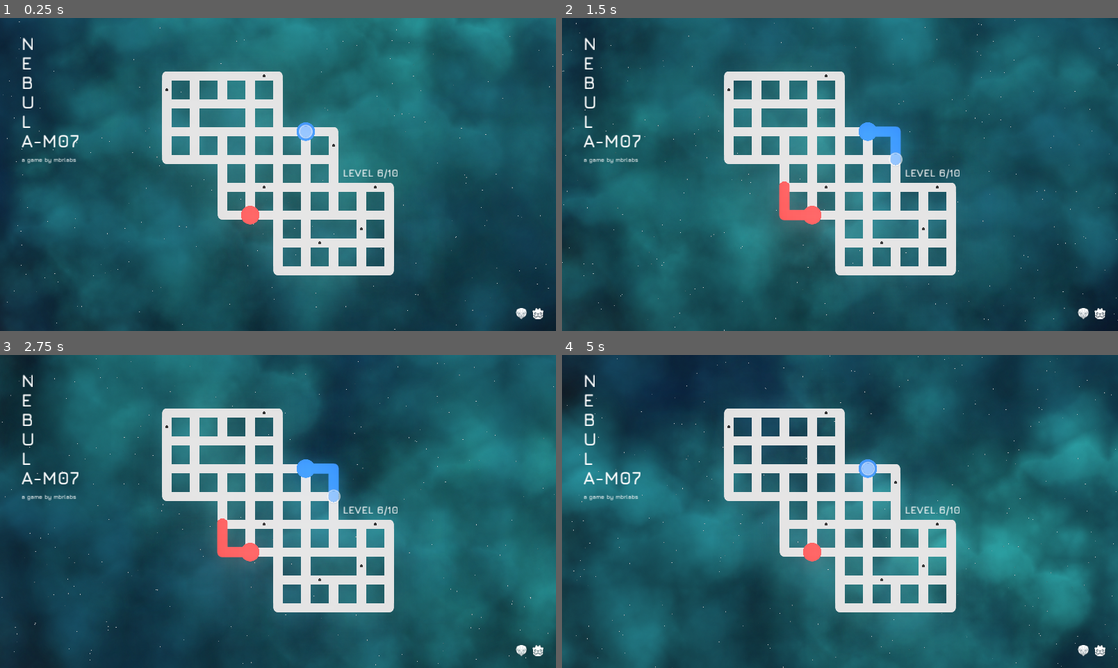
Above: before the commit, frames 1-4 (two rows, left to right).
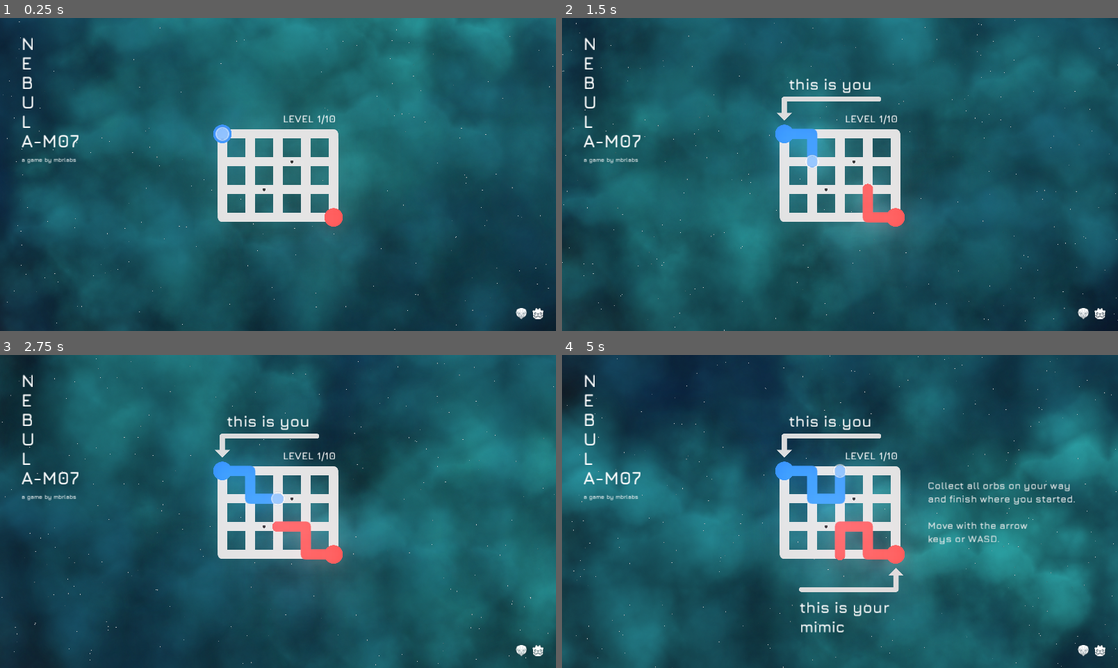
Above: after the commit, the same moments.

Repository: mbrlabs/nebula-m09
Game: Godot game, scene res://Main.tscn
The game is run twice, just before and just after one commit, with the same random seed, the same clock (stepped at 60 frames per second) and the same inputs.
Inputs:
- Up to frame 1 (0.25 s): no input
- Up to frame 2 (1.5 s): hold D (move_right) 0.53-1.28 s; hold S (move_down) from 1.28 s (still down)
- Up to frame 3 (2.75 s): release S (move_down) at 2.03 s; hold D (move_right) from 2.03 s (still down)
- Up to frame 4 (5 s): release D (move_right) at 2.78 s; hold W (move_up) 2.78-3.53 s; hold A (move_left) from 3.53 s (still down)

The runs differ from the first frame. In frame 1, 7.5% of the frame differs, in the area x 29-72%, y 17-83%; in frame 2, 9.1%; in frame 3, 9.5%; in frame 4, 10%, in the area x 29-93%, y 17-89%.

Commit message:
Annother movement bugfix

Diff:
--- a/game/Levels/Level.gd
+++ b/game/Levels/Level.gd
@@ -65,20 +65,24 @@
 
 # -------------------------------------------------------------------------------------------------
 func _can_move(direction: int, mirrored_direction: int) -> bool:
-	var move_pos := _player.dry_move(direction)
-	var mirrored_move_pos := _player_mirrored.dry_move(mirrored_direction)
+	var move_pos_3 := _player.dry_move(direction, 3)
+	var move_pos_2 := _player.dry_move(direction, 2)
+	var move_pos_1 := _player.dry_move(direction, 1)
+	var mirrored_move_pos_3 := _player_mirrored.dry_move(mirrored_direction, 3)
+	var mirrored_move_pos_2 := _player_mirrored.dry_move(mirrored_direction, 2)
+	var mirrored_move_pos_1 := _player_mirrored.dry_move(mirrored_direction, 1)
 
 	# players can't move to their opposites starting position
-	if move_pos == _player_mirrored.get_tail_position() || mirrored_move_pos == _player.get_tail_position():
+	if move_pos_3 == _player_mirrored.get_tail_position() || mirrored_move_pos_3 == _player.get_tail_position():
 		return false
 
 	# head on collision
-	if move_pos == mirrored_move_pos:
+	if move_pos_3 == mirrored_move_pos_3:
 		return false
 
 	# basic collisions with walls and lines, which are already there
-	var p1 := _can_move_to(move_pos)
-	var p2 := _can_move_to(mirrored_move_pos)
+	var p1 := _can_move_to(move_pos_3) && _can_move_to(move_pos_2) && _can_move_to(move_pos_1)
+	var p2 := _can_move_to(mirrored_move_pos_3) && _can_move_to(mirrored_move_pos_2) && _can_move_to(mirrored_move_pos_1)
 	return p1 && p2
 
 # -------------------------------------------------------------------------------------------------
--- a/game/Main.gd
+++ b/game/Main.gd
@@ -2,11 +2,11 @@
 
 # -------------------------------------------------------------------------------------------------
 const LEVELS := [
-#	"res://Levels/Level_1.tscn",
-#	"res://Levels/Level_2.tscn",
-#	"res://Levels/Level_3.tscn",
-#	"res://Levels/Level_4.tscn",
-#	"res://Levels/Level_5.tscn",
+	"res://Levels/Level_1.tscn",
+	"res://Levels/Level_2.tscn",
+	"res://Levels/Level_3.tscn",
+	"res://Levels/Level_4.tscn",
+	"res://Levels/Level_5.tscn",
 	"res://Levels/Level_6.tscn",
 	"res://Levels/Level_10.tscn",
 ]
--- a/game/Player/Player.gd
+++ b/game/Player/Player.gd
@@ -3,7 +3,7 @@
 extends Node2D
 
 # -------------------------------------------------------------------------------------------------
-const MOVEMENT_STEP := 32 * 3
+const MOVEMENT_STEP := 32
 const MOVEMENT_STEP_INVALID_MOVE := 16
 
 const COLOR_BLUE := Color("#3186ff")
@@ -60,7 +60,7 @@
 	return _move_in_progress
 
 # -------------------------------------------------------------------------------------------------
-func move(direction: int) -> void:
+func move(direction: int, steps: int = 3) -> void:
 	if !_move_in_progress:
 		# Check if we moved back
 		var mirrored_direction := Utils.mirror_direction(direction)
@@ -74,13 +74,13 @@
 		if moved_back:
 			_move_back()
 		else:
-			_move_forward(direction)
+			_move_forward(direction, steps)
 
 # -------------------------------------------------------------------------------------------------
-func dry_move(direction: int) -> Vector2:
+func dry_move(direction: int, steps: int = 3) -> Vector2:
 	var direction_vector := Utils.direction_to_vector(direction)
 	var target := _line.points[_line.get_point_count() - 1]
-	target += direction_vector * MOVEMENT_STEP
+	target += direction_vector * steps * MOVEMENT_STEP
 	return _line.to_global(target)
 
 # -------------------------------------------------------------------------------------------------
@@ -124,11 +124,11 @@
 	return _line.points[0] == _line.points[_line.get_point_count() - 1]
 
 # -------------------------------------------------------------------------------------------------
-func _move_forward(direction: int) -> void:
+func _move_forward(direction: int, steps: int) -> void:
 	var direction_vector := Utils.direction_to_vector(direction)
 	var initial_offset := direction_vector
 	var from := _line.points[_line.get_point_count() - 1] + initial_offset
-	var to := from + direction_vector * MOVEMENT_STEP - initial_offset
+	var to := from + direction_vector * steps * MOVEMENT_STEP - initial_offset
 	emit_signal("moving_forward", _line.to_global(from), _line.to_global(to))
 
 	# Add new point
